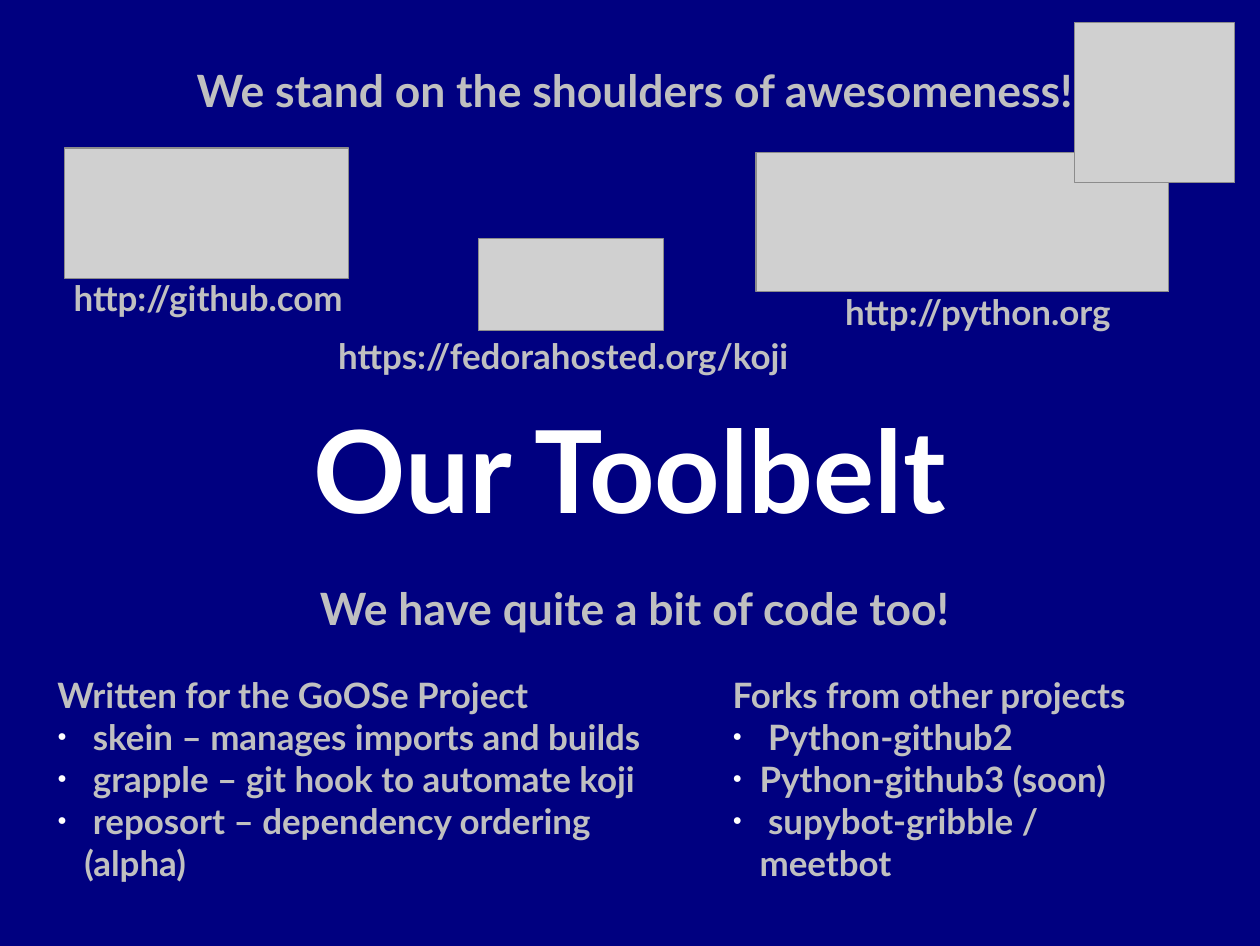
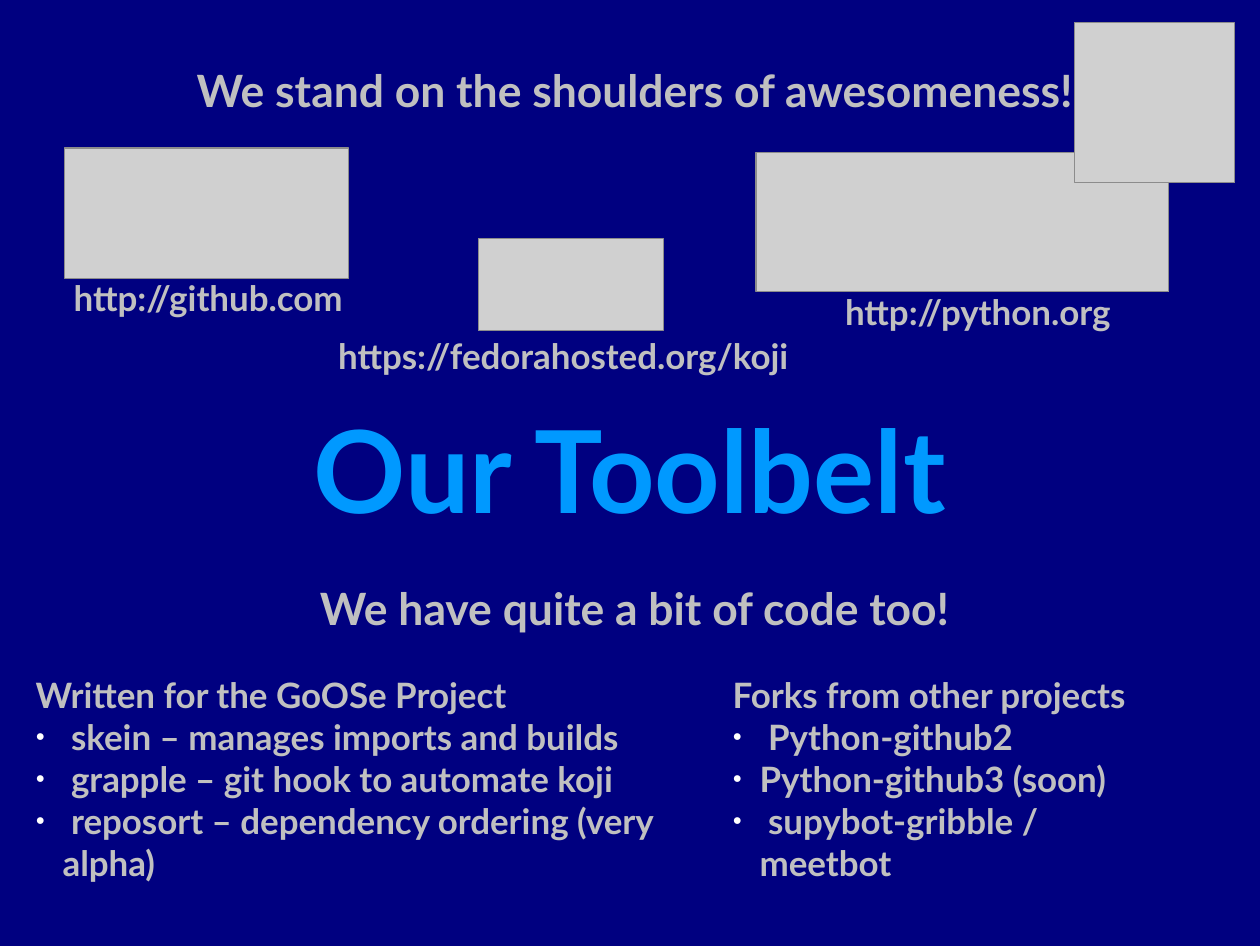
Before and after one commit to gooseproject/main, a slide deck: slide 19 of presentations/rebuilding_enterprise_linux-the_community_way.odp (slide 8 before the commit). Drawn at 1260x946 pixels with LibreOffice and Linux fonts; fonts in the diff are those of the drawing; grey boxes stand for pictures. Boxes give left, top, right and bottom in pixels: in the first picture for what was removed or moved away, otherwise in the second. Text is boxed around its words. In the diff, an @@ line names an element or a change of style, - is before the commit and + after.

```diff
--- a/presentations/rebuilding_enterprise_linux-the_community_way.odp
+++ b/presentations/rebuilding_enterprise_linux-the_community_way.odp
@@ subtitle "Our Toolbelt" at (314,428,945,514): text colour #FFFFFF to #0099FF @@
@@ text "Written for the GoOSe Project": place and size @@
-text "Written for the GoOSe Project" at (57,682,640,882)
+text "Written for the GoOSe Project" at (36,682,654,882)
@@ text at (63,807,654,882): text changed @@
-● reposort – dependency ordering (alpha)
+● reposort – dependency ordering (very alpha)
```
Also in this commit, not shown: 12 other slides changed, 6 slides added, 3 other files.
